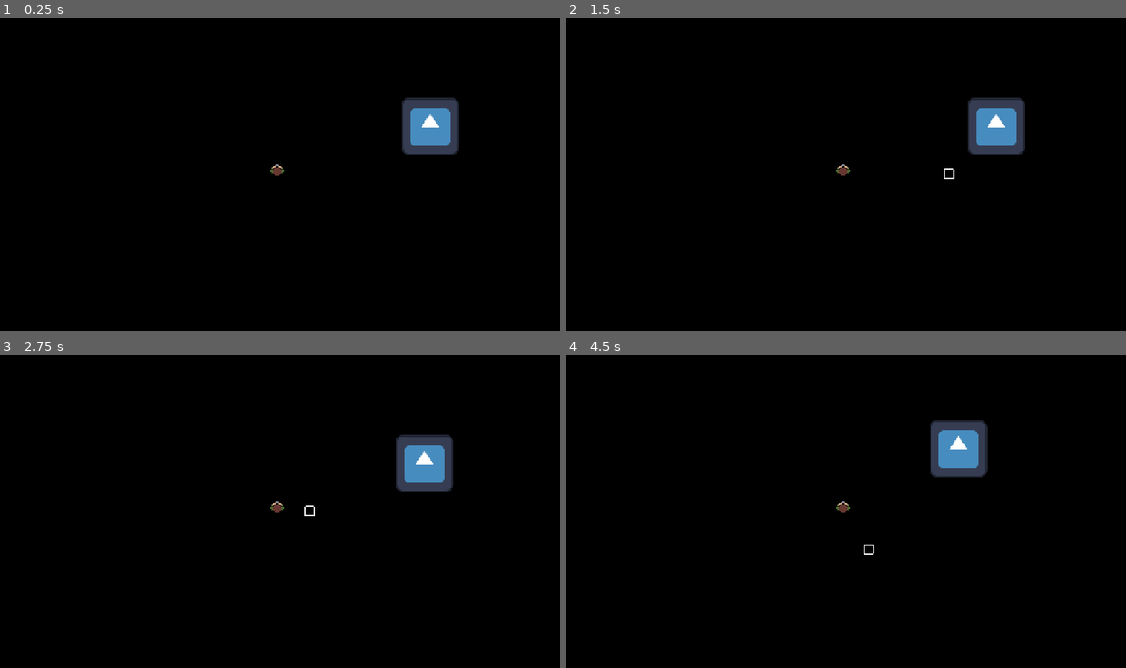
Above: before the commit, frames 1-4 (two rows, left to right).
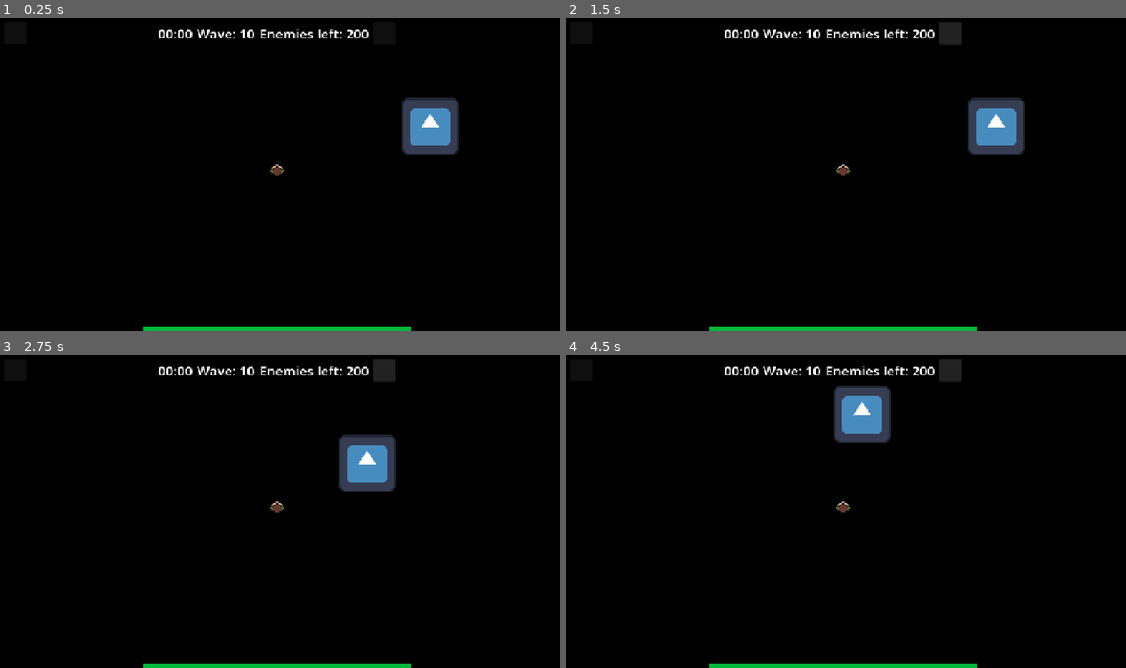
Above: after the commit, the same moments.

Repository: esbpo/topdownDDU
Game: Godot game, scene res://scn_gamplay.tscn
The game is run twice, just before and just after one commit, with the same random seed, the same clock (stepped at 60 frames per second) and the same inputs. The engine's default icon, where the game draws it, is replaced by a stand-in: a white triangle on a blue panel in a dark square.
Inputs (mouse positions are in pixels of both pictures, inside the frame that each line leads up to):
- Up to frame 1 (0.25 s): no input
- Up to frame 2 (1.5 s): click (582, 33) at 0.52 s; click (952, 33) at 1.27 s
- Up to frame 3 (2.75 s): hold Right (right) from 2.03 s (still down)
- Up to frame 4 (4.5 s): release Right (right) at 2.78 s; hold Down (down) 2.78-3.53 s; hold Right (right) 3.53-4.28 s; hold W (up) from 4.28 s (still down)

The runs differ from the first frame. In frame 1, 1.1% of the frame differs, in the area x 25-74%, y 3-100%; in frame 2, 1.4%; in frame 3, 5.1%, in the area x 25-81%, y 1-100%; in frame 4, 5.1%.

Commit message:
UI følger kamera

Diff:
--- /dev/null
+++ b/Assets/Scripts/Globals.gd
@@ -0,0 +1,4 @@
+extends Node
+
+var health = 100
+var xp = 0
--- /dev/null
+++ b/Assets/Scripts/slider_hp_bar.gd
@@ -0,0 +1,11 @@
+extends HSlider
+
+
+# Called when the node enters the scene tree for the first time.
+func _ready() -> void:
+	pass # Replace with function body.
+
+
+# Called every frame. 'delta' is the elapsed time since the previous frame.
+func _process(delta: float) -> void:
+	value = Globals.health
--- /dev/null
+++ b/Assets/Scripts/slider_xp_bar.gd
@@ -0,0 +1,11 @@
+extends HSlider
+
+
+# Called when the node enters the scene tree for the first time.
+func _ready() -> void:
+	pass # Replace with function body.
+
+
+# Called every frame. 'delta' is the elapsed time since the previous frame.
+func _process(delta: float) -> void:
+	value = Globals.xp
--- a/UI.tscn
+++ b/UI.tscn
@@ -1,25 +1,64 @@
 [gd_scene format=3 uid="uid://bx86n2mwcig53"]
 
-[node name="Ui" type="Control" unique_id=510664376]
+[ext_resource type="Script" uid="uid://dk8npe556jr67" path="res://Assets/Scripts/slider_xp_bar.gd" id="1_3b2b5"]
+[ext_resource type="Script" uid="uid://dwob0fsr0756x" path="res://Assets/Scripts/slider_hp_bar.gd" id="1_b3bc3"]
+
+[sub_resource type="ImageTexture" id="ImageTexture_t3gvo"]
+
+[sub_resource type="ImageTexture" id="ImageTexture_r466d"]
+
+[sub_resource type="ImageTexture" id="ImageTexture_fg1av"]
+
+[sub_resource type="ImageTexture" id="ImageTexture_xumpy"]
+
+[sub_resource type="StyleBoxFlat" id="StyleBoxFlat_x48ik"]
+bg_color = Color(0, 0, 0, 1)
+expand_margin_top = 5.0
+expand_margin_bottom = 5.0
+
+[sub_resource type="StyleBoxFlat" id="StyleBoxFlat_bq707"]
+bg_color = Color(0, 0.6435871, 0.9223259, 1)
+expand_margin_top = 5.0
+expand_margin_bottom = 5.0
+
+[sub_resource type="ImageTexture" id="ImageTexture_qvmfy"]
+
+[sub_resource type="ImageTexture" id="ImageTexture_fp5sh"]
+
+[sub_resource type="ImageTexture" id="ImageTexture_p2v4t"]
+
+[sub_resource type="ImageTexture" id="ImageTexture_w1xjy"]
+
+[sub_resource type="StyleBoxFlat" id="StyleBoxFlat_jph0e"]
+content_margin_top = 10.0
+bg_color = Color(0, 0, 0, 1)
+
+[sub_resource type="StyleBoxFlat" id="StyleBoxFlat_frf8n"]
+bg_color = Color(0, 0.72467554, 0.22532538, 1)
+
+[node name="CanvasLayer" type="CanvasLayer" unique_id=434710859]
+
+[node name="Ui" type="Control" parent="." unique_id=510664376]
 layout_mode = 3
 anchors_preset = 15
 anchor_right = 1.0
 anchor_bottom = 1.0
 grow_horizontal = 2
 grow_vertical = 2
+metadata/_edit_use_anchors_ = true
 
-[node name="MarginContainer_menu" type="MarginContainer" parent="." unique_id=2021020342]
+[node name="MarginContainer_menu" type="MarginContainer" parent="Ui" unique_id=2021020342]
 layout_mode = 1
 offset_right = 40.0
 offset_bottom = 40.0
 theme_override_constants/margin_left = 30
 theme_override_constants/margin_top = 30
 
-[node name="Button_menu" type="Button" parent="MarginContainer_menu" unique_id=1115498360]
+[node name="Button_menu" type="Button" parent="Ui/MarginContainer_menu" unique_id=1115498360]
 custom_minimum_size = Vector2(50, 50)
 layout_mode = 2
 
-[node name="MarginContainer_info" type="MarginContainer" parent="." unique_id=1821882537]
+[node name="MarginContainer_info" type="MarginContainer" parent="Ui" unique_id=1821882537]
 layout_mode = 1
 anchors_preset = 5
 anchor_left = 0.5
@@ -30,30 +69,30 @@
 grow_horizontal = 2
 theme_override_constants/margin_top = 30
 
-[node name="HBoxContainer" type="HBoxContainer" parent="MarginContainer_info" unique_id=678661248]
+[node name="HBoxContainer" type="HBoxContainer" parent="Ui/MarginContainer_info" unique_id=678661248]
 layout_mode = 2
 theme_override_constants/separation = 10
 
-[node name="Label_time" type="Label" parent="MarginContainer_info/HBoxContainer" unique_id=585629910]
+[node name="Label_time" type="Label" parent="Ui/MarginContainer_info/HBoxContainer" unique_id=585629910]
 layout_mode = 2
 theme_override_font_sizes/font_size = 30
 text = "00:00"
 
-[node name="Label_waveCount" type="Label" parent="MarginContainer_info/HBoxContainer" unique_id=1613759829]
+[node name="Label_waveCount" type="Label" parent="Ui/MarginContainer_info/HBoxContainer" unique_id=1613759829]
 layout_mode = 2
 theme_override_font_sizes/font_size = 30
 text = "Wave: 10"
 
-[node name="Label_remainingEnemies" type="Label" parent="MarginContainer_info/HBoxContainer" unique_id=1592010951]
+[node name="Label_remainingEnemies" type="Label" parent="Ui/MarginContainer_info/HBoxContainer" unique_id=1592010951]
 layout_mode = 2
 theme_override_font_sizes/font_size = 30
 text = "Enemies left: 200"
 
-[node name="Button_statsMenu" type="Button" parent="MarginContainer_info/HBoxContainer" unique_id=586112928]
+[node name="Button_statsMenu" type="Button" parent="Ui/MarginContainer_info/HBoxContainer" unique_id=586112928]
 custom_minimum_size = Vector2(50, 50)
 layout_mode = 2
 
-[node name="MarginContainer_hp_xp-Bars" type="MarginContainer" parent="." unique_id=89738257]
+[node name="MarginContainer_hp_xp-Bars" type="MarginContainer" parent="Ui" unique_id=89738257]
 layout_mode = 1
 anchors_preset = 7
 anchor_left = 0.5
@@ -63,14 +102,35 @@
 grow_horizontal = 2
 grow_vertical = 0
 
-[node name="VBoxContainer" type="VBoxContainer" parent="MarginContainer_hp_xp-Bars" unique_id=485660769]
+[node name="VBoxContainer" type="VBoxContainer" parent="Ui/MarginContainer_hp_xp-Bars" unique_id=485660769]
 layout_mode = 2
 
-[node name="Slider_hpBar" type="HSlider" parent="MarginContainer_hp_xp-Bars/VBoxContainer" unique_id=463959575]
-custom_minimum_size = Vector2(600, 20)
+[node name="Slider_xpBar" type="HSlider" parent="Ui/MarginContainer_hp_xp-Bars/VBoxContainer" unique_id=1876238265]
+custom_minimum_size = Vector2(500, 10)
 layout_mode = 2
 size_flags_horizontal = 4
-max_value = 0.0
+theme_override_icons/grabber = SubResource("ImageTexture_t3gvo")
+theme_override_icons/grabber_highlight = SubResource("ImageTexture_r466d")
+theme_override_icons/grabber_disabled = SubResource("ImageTexture_fg1av")
+theme_override_icons/tick = SubResource("ImageTexture_xumpy")
+theme_override_styles/slider = SubResource("StyleBoxFlat_x48ik")
+theme_override_styles/grabber_area = SubResource("StyleBoxFlat_bq707")
+value = 50.0
+editable = false
+scrollable = false
+script = ExtResource("1_3b2b5")
 
-[node name="Slider_xpBar" type="HSlider" parent="MarginContainer_hp_xp-Bars/VBoxContainer" unique_id=1876238265]
+[node name="Slider_hpBar" type="HSlider" parent="Ui/MarginContainer_hp_xp-Bars/VBoxContainer" unique_id=463959575]
+custom_minimum_size = Vector2(600, 10)
 layout_mode = 2
+size_flags_horizontal = 4
+theme_override_icons/grabber = SubResource("ImageTexture_qvmfy")
+theme_override_icons/grabber_highlight = SubResource("ImageTexture_fp5sh")
+theme_override_icons/grabber_disabled = SubResource("ImageTexture_p2v4t")
+theme_override_icons/tick = SubResource("ImageTexture_w1xjy")
+theme_override_styles/slider = SubResource("StyleBoxFlat_jph0e")
+theme_override_styles/grabber_area = SubResource("StyleBoxFlat_frf8n")
+value = 50.0
+editable = false
+scrollable = false
+script = ExtResource("1_b3bc3")
--- a/project.godot
+++ b/project.godot
@@ -14,6 +14,10 @@
 run/main_scene="uid://btwly707w3aes"
 config/features=PackedStringArray("4.7", "Forward Plus")
 config/icon="res://icon.svg"
+
+[autoload]
+
+Globals="*uid://dic2bf1g6fyx0"
 
 [display]
 
--- a/scn_gamplay.tscn
+++ b/scn_gamplay.tscn
@@ -3,7 +3,7 @@
 [ext_resource type="Texture2D" uid="uid://pqu0vx123oca" path="res://Assets/Textures/GroundTileset.png" id="1_w8qhu"]
 [ext_resource type="Texture2D" uid="uid://wduse8wsr3fk" path="res://Assets/Textures/PlayerModelHandgun.png" id="2_jt0fw"]
 [ext_resource type="Script" uid="uid://ctin03q426moe" path="res://Assets/Scripts/scr_Player.gd" id="2_t24il"]
-[ext_resource type="Script" uid="uid://bhie0ag7mnqgb" path="res://Assets/Scripts/scr_EnemyScript.gd" id="3_jt0fw"]
+[ext_resource type="PackedScene" uid="uid://bx86n2mwcig53" path="res://UI.tscn" id="3_qts02"]
 [ext_resource type="Texture2D" uid="uid://bicd58spc0xdk" path="res://icon.svg" id="4_t24il"]
 
 [sub_resource type="TileSetAtlasSource" id="TileSetAtlasSource_t24il"]
@@ -19,15 +19,13 @@
 [sub_resource type="CircleShape2D" id="CircleShape2D_epa72"]
 radius = 8.5
 
-[sub_resource type="RectangleShape2D" id="RectangleShape2D_n5eui"]
-
 [node name="Node2D" type="Node2D" unique_id=74920771]
 
 [node name="TileMapLayer" type="TileMapLayer" parent="." unique_id=763523589]
 tile_set = SubResource("TileSet_ucokl")
 
 [node name="spr_Ground" type="Sprite2D" parent="." unique_id=1271545050]
-position = Vector2(-2022, -1455)
+position = Vector2(-2054, -1498)
 scale = Vector2(177.28125, 128.46875)
 texture = ExtResource("1_w8qhu")
 centered = false
@@ -41,21 +39,14 @@
 
 [node name="cam_PlayerCamera" type="Camera2D" parent="obj_Player" unique_id=26764732]
 
+[node name="Ui" parent="obj_Player/cam_PlayerCamera" unique_id=510664376 instance=ExtResource("3_qts02")]
+
 [node name="spr_PlayerSprite" type="Sprite2D" parent="obj_Player" unique_id=402597113]
 position = Vector2(0, -3)
 texture = ExtResource("2_jt0fw")
 
 [node name="obj_EnemyHandler" type="Node2D" parent="." unique_id=668097693]
 
-[node name="RigidBody2D" type="RigidBody2D" parent="obj_EnemyHandler" unique_id=805579895]
-position = Vector2(203, -76)
-script = ExtResource("3_jt0fw")
-shape = "square"
-sizeMult = 1.0
-
-[node name="CollisionShape2D" type="CollisionShape2D" parent="obj_EnemyHandler/RigidBody2D" unique_id=382558575]
-shape = SubResource("RectangleShape2D_n5eui")
-
 [node name="Sprite2D" type="Sprite2D" parent="." unique_id=346408575]
 position = Vector2(342, -97)
 texture = ExtResource("4_t24il")
--- /dev/null
+++ b/scr_canvas_layer.gd
@@ -0,0 +1,9 @@
+extends CanvasLayer
+
+
+@onready var camera = $".."
+
+
+# Called every frame. 'delta' is the elapsed time since the previous frame.
+func _process(delta: float) -> void:
+	pass
--- /dev/null
+++ b/scr_label_time.gd
@@ -0,0 +1,11 @@
+extends Label
+
+
+# Called when the node enters the scene tree for the first time.
+func _ready() -> void:
+	pass # Replace with function body.
+
+
+# Called every frame. 'delta' is the elapsed time since the previous frame.
+func _process(delta: float) -> void:
+	pass
Not shown, added: Assets/Scripts/Globals.gd.uid
Not shown, added: Assets/Scripts/slider_hp_bar.gd.uid
Not shown, added: Assets/Scripts/slider_xp_bar.gd.uid
Not shown, added: scr_canvas_layer.gd.uid
Not shown, added: scr_label_time.gd.uid
Not shown, removed: scn_gamplay.tscn12053976975.tmp
